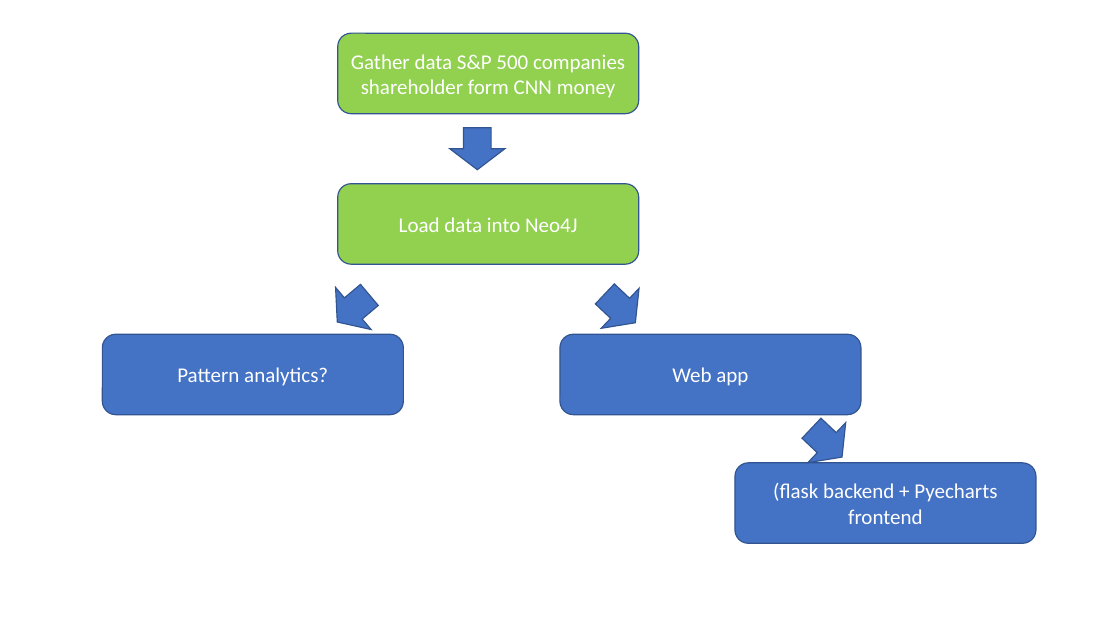
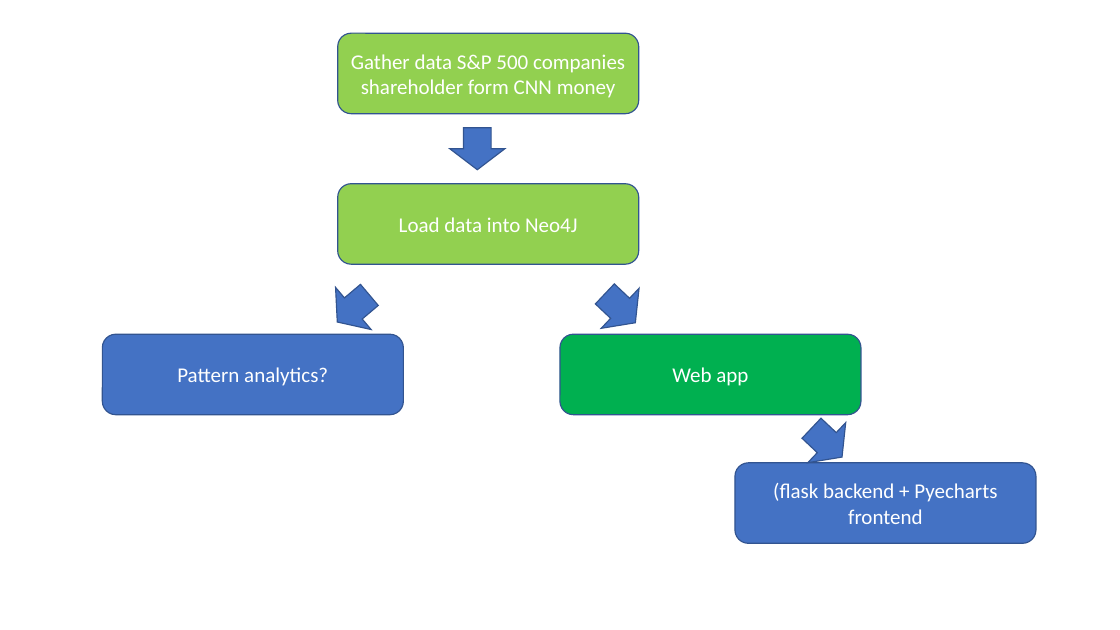
Before and after one commit to Harbing/nasdaq_graph, a slide deck: slide 2 of Presentation1.pptx. Drawn at 1120x630 pixels with LibreOffice and Linux fonts; fonts in the diff are those of the drawing. Boxes give left, top, right and bottom in pixels: in the first picture for what was removed or moved away, otherwise in the second. Text is boxed around its words. In the diff, an @@ line names an element or a change of style, - is before the commit and + after.

```diff
--- a/Presentation1.pptx
+++ b/Presentation1.pptx
@@ rounded rectangle "Web app" at (560,334,861,415): fill #4472C4 to #00B050 @@
```
Also in this commit, not shown: 25 other files.
